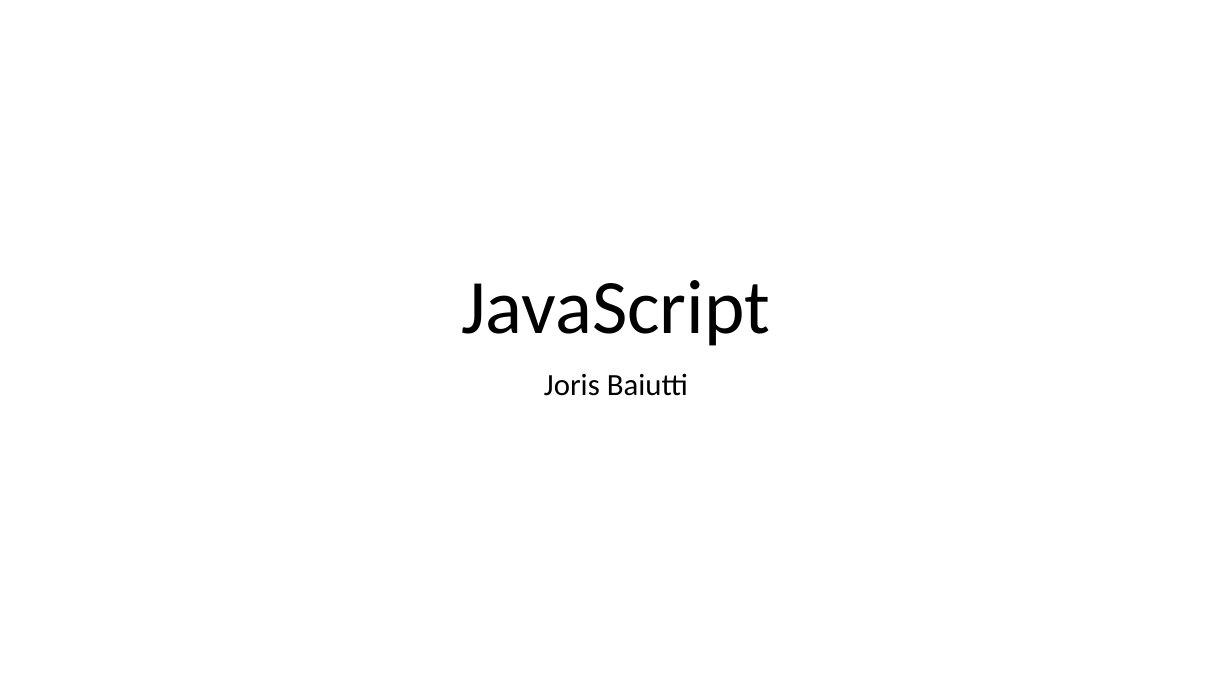
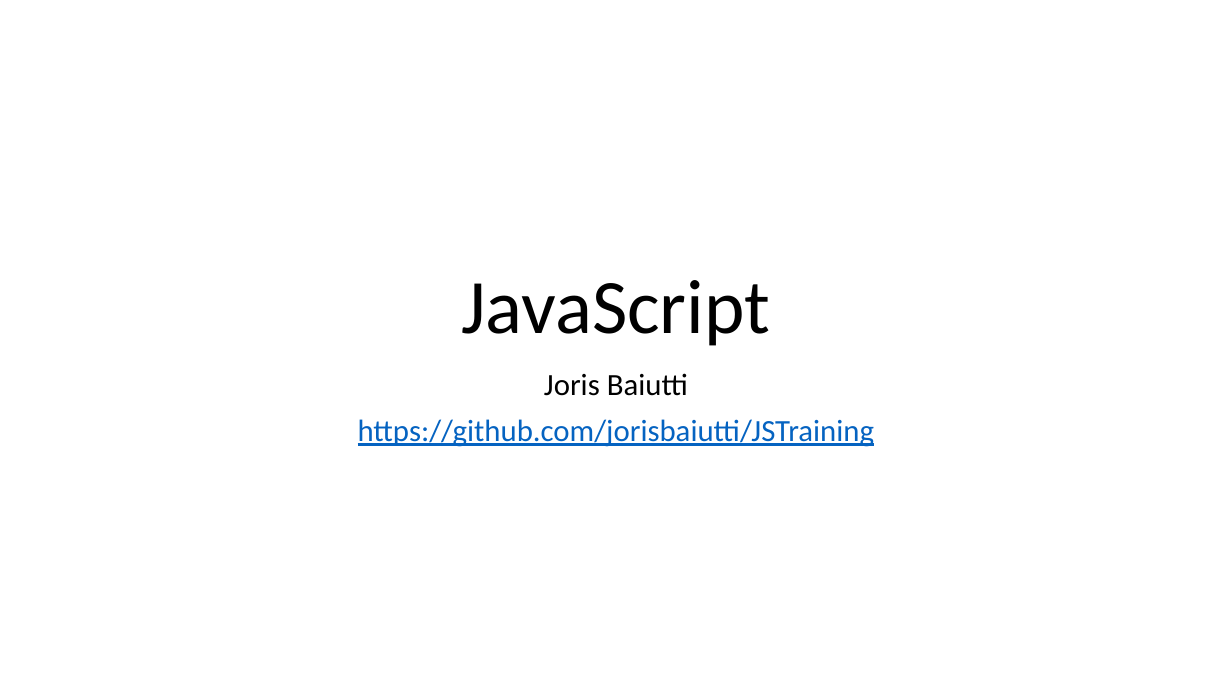
Before and after one commit to JansAkkaunt/JSTraining, a slide deck: slide 1 of JSTrainingj.pptx. Drawn at 1232x693 pixels with LibreOffice and Linux fonts; fonts in the diff are those of the drawing. Boxes give left, top, right and bottom in pixels: in the first picture for what was removed or moved away, otherwise in the second. Text is boxed around its words. In the diff, an @@ line names an element or a change of style, - is before the commit and + after.

```diff
--- a/JSTrainingj.pptx
+++ b/JSTrainingj.pptx
@@ subtitle at box(358, 419, 874, 447): paragraph added @@
+https://github.com/jorisbaiutti/JSTraining
```
Also in this commit, not shown: 2 other slides changed, 1 other file.
